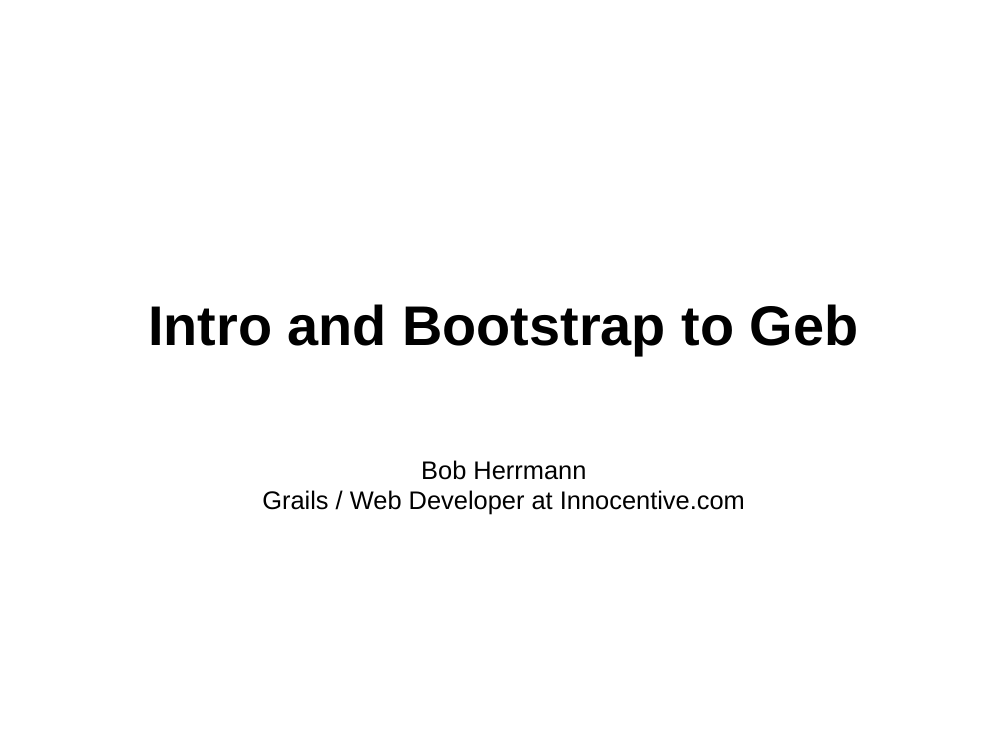
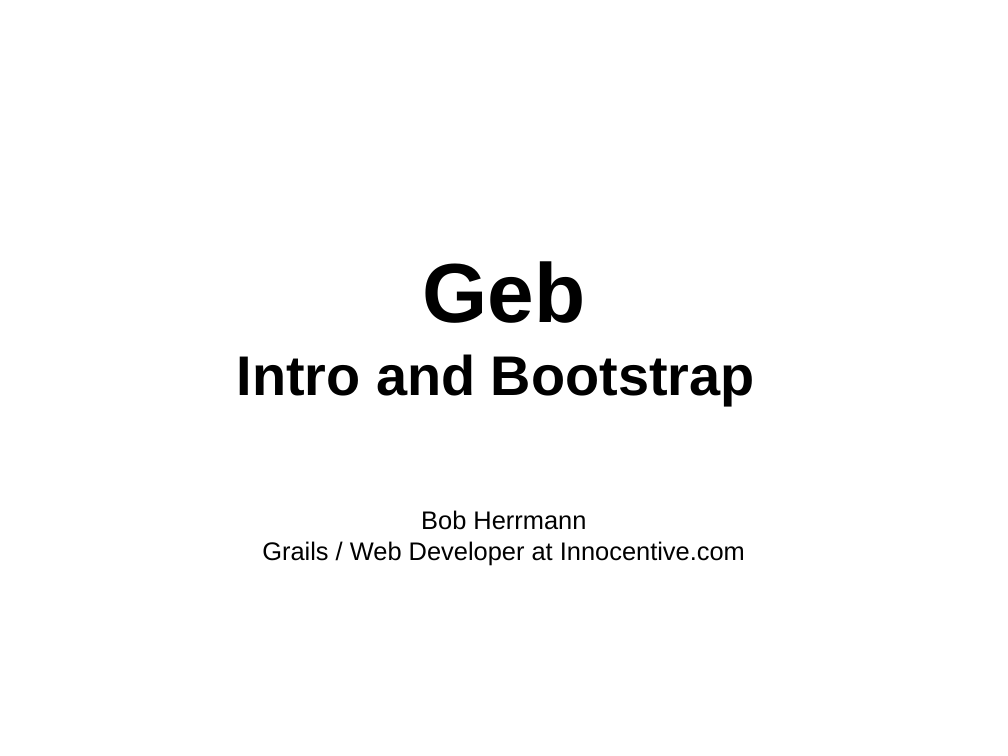
Before and after one commit to bherrmann7/simple-geb, a slide deck: slide 1 of talk/talk.odp. Drawn at 1008x756 pixels with LibreOffice and Linux fonts; fonts in the diff are those of the drawing. Boxes give left, top, right and bottom in pixels: in the first picture for what was removed or moved away, otherwise in the second. Text is boxed around its words. In the diff, an @@ line names an element or a change of style, - is before the commit and + after.

```diff
--- a/talk/talk.odp
+++ b/talk/talk.odp
@@ subtitle at [237, 261, 755, 405]: text changed @@
-Intro and Bootstrap to Geb
+Geb
+Intro and Bootstrap
```
Also in this commit, not shown: 4 other slides changed, 2 other files.
